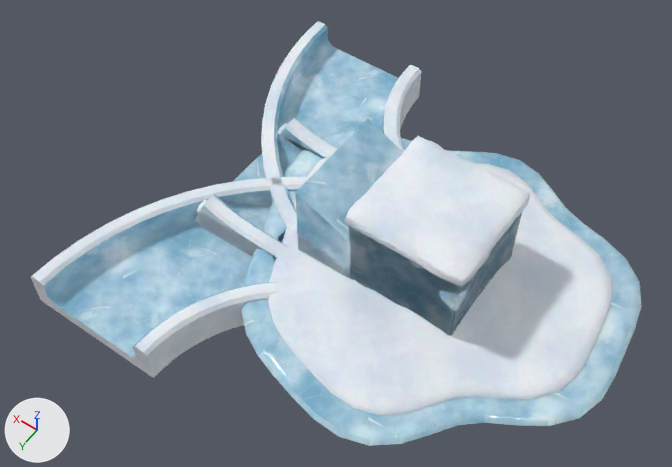
Two versions of the Blender file props/Kit/Penguin_Kit.blend, one commit apart.
The view is the same before and after, from a 50 mm lens placed at (-403.0, 835.0, 1307.0), pointed at (154.0, 54.0, 81.0). The axes (+X, +Y, +Z) are drawn at lower left. The lights are the same throughout. The older version comes first.

The first picture shows 'SM_IceBlock_200', 'SM_IceBlock_200_SnowCap', 'SM_IceFloe_C', 'SM_Ramp_Ice_400x200x200', 'SM_SlideChute_CurveLeft_90', 'SM_SlideChute_CurveRight_90', 'SM_SlideChute_Kicker_400', 'SM_SlideChute_Straight_400', 'SM_SnowMound_B' and 1 more.
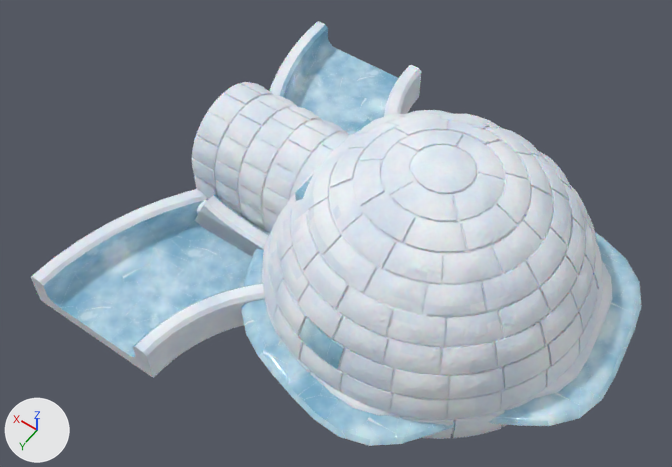
What changed in the scene script:
```text
Add me_sm_igloo:
    me_sm_igloo.from_pydata(...)  # 6784 vertices, 5700 faces; spans x -286.0..430.0, y -287.0..286.0, z -9.0..302.0
    me_sm_igloo.polygons.foreach_set('use_smooth', [True] * 5700)
    # faces by material slot: [5674, 26]
    me_sm_igloo.materials.append(mat_m_snow)
    me_sm_igloo.materials.append(mat_m_ice)
Add ob_sm_igloo:
    ob_sm_igloo = bpy.data.objects.new('SM_Igloo', me_sm_igloo)
    ob_sm_igloo.location = (0.0, 0.0, 0.0)
```

Pixel boxes [x1, y1, x2, y2] of what changed, in the pictures (672 x 467 px):
'SM_Igloo', added: after [192, 82, 603, 439]
    faces in mat_m_snow: [192, 82, 603, 439]
    faces in mat_m_ice: [299, 317, 344, 369]
'SM_IceFloe_C', unchanged, covered by the edit: [241, 130, 642, 446] in both
'SM_IceBlock_200_SnowCap', unchanged, covered by the edit: before [345, 136, 530, 336]
'SM_Ramp_Ice_400x200x200', unchanged, covered by the edit: before [295, 118, 512, 328]; after [295, 118, 371, 201]
'SM_SlideChute_Kicker_400', unchanged, covered by the edit: before [195, 118, 337, 258]; after [195, 194, 269, 257]
